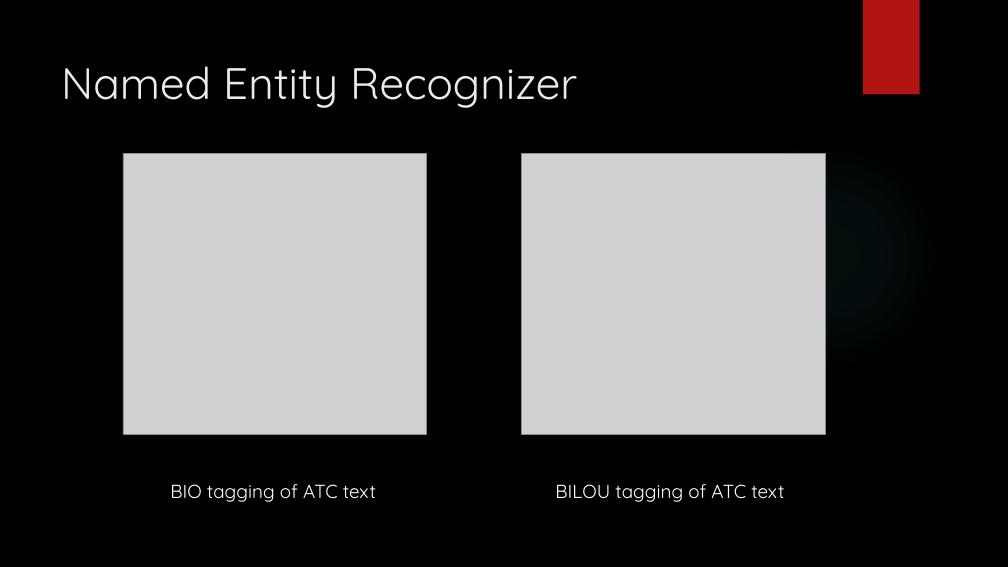
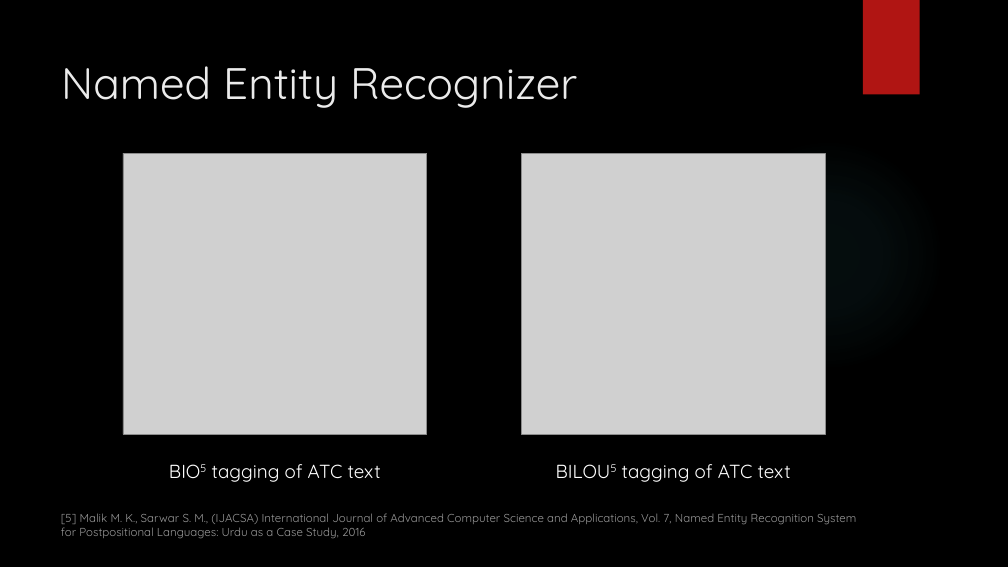
Before and after one commit to andyngchinkuan/atc-fyp, a slide deck: slide 13 of misc/reading-materials/Keyword and Named Entity Recognition on Air Traffic.pptx (slide 18 before the commit). Drawn at 1008x567 pixels with LibreOffice and Linux fonts; fonts in the diff are those of the drawing; grey boxes stand for pictures; background and template pictures are left out. Boxes give left, top, right and bottom in pixels: in the first picture for what was removed or moved away, otherwise in the second. Text is boxed around its words. In the diff, an @@ line names an element or a change of style, - is before the commit and + after.

```diff
--- a/misc/reading-materials/Keyword and Named Entity Recognition on Air Traffic.pptx
+++ b/misc/reading-materials/Keyword and Named Entity Recognition on Air Traffic.pptx
@@ text at [212,464,381,482]: text changed @@
-BIO tagging of ATC text
+BIO5 tagging of ATC text
@@ text at [622,464,791,482]: text changed @@
-BILOU tagging of ATC text
+BILOU5 tagging of ATC text
@@ text added at [61,513,856,539], 11 pt, text #FFFFFF at 60% opacity @@
+[5] Malik M. K., Sarwar S. M., (IJACSA) International Journal of Advanced Computer Science and Applications, Vol. 7, Named Entity Recognition System for Postpositional Languages: Urdu as a Case Study, 2016
```
Also in this commit, not shown: 5 other slides changed, 5 slides removed.
